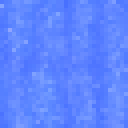
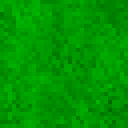
Comparing the layer stacks of the two w=128, h=128 images. Changes:
hid group "water tile" (1 layers) over [0, 0, 128, 128]
added group "dirt-grass meetup" with 2 layers above "dirt tile" over [0, 0, 128, 128]
added layer "grass base" in group "dirt-grass meetup" over [0, 0, 128, 128]
added layer "dirt base" in group "dirt-grass meetup" over [0, 0, 128, 128]
